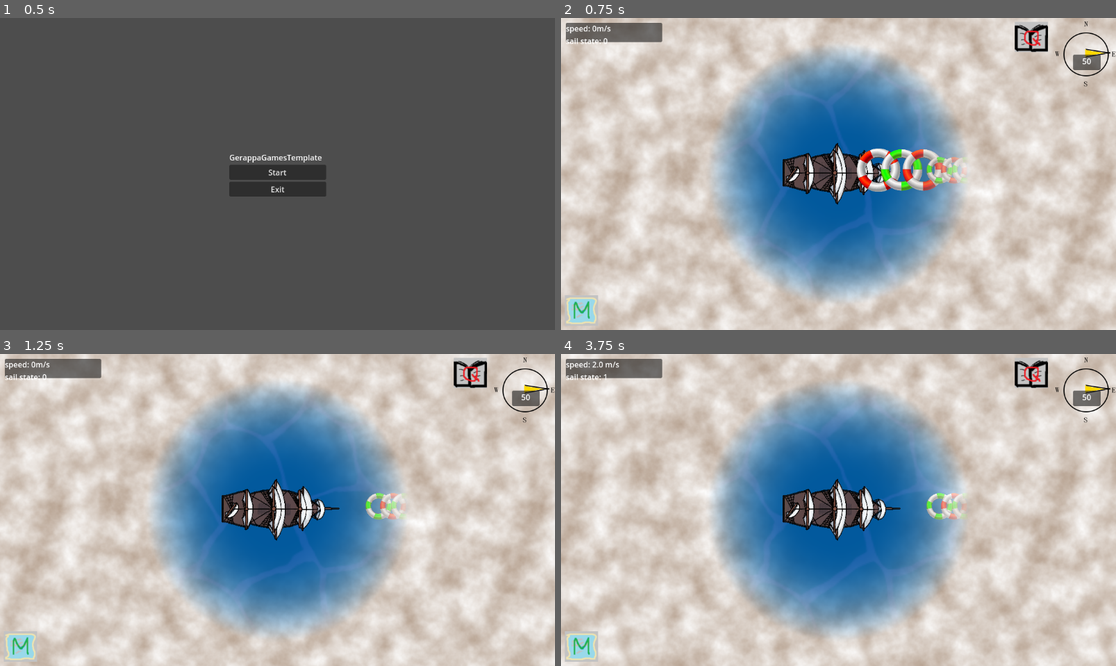
Above: before the commit, frames 1-4 (two rows, left to right).
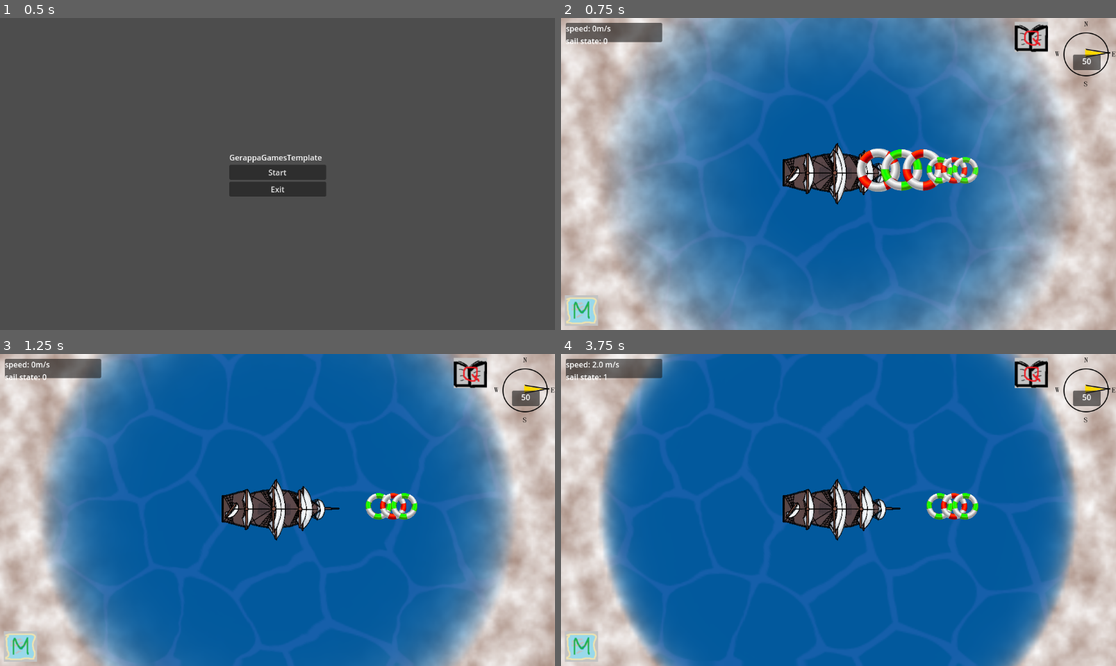
Above: after the commit, the same moments.

Repository: danigeri/AnchorAndAlmanac
Game: Godot game, scene res://Intro/intro.tscn
Two runs of this game, one before a commit and one after it. Both use one fixed random seed, a clock stepped at 60 frames per second and the inputs below. Video files are missing from this copy of the repository; at most half a second of black plays in their place.
Inputs:
- Up to frame 1 (0.5 s): no input
- Up to frame 2 (0.75 s): click "Start" at 0.5 s
- Up to frame 3 (1.25 s): no input
- Up to frame 4 (3.75 s): tap Enter (ui_accept) at 1.25, 1.52, 2.27 s; hold Right (ui_right) 1.28-2.03 s; tap Q at 1.35, 2.85 s; hold Down (ui_down) 2.03-2.78 s; tap M at 2.1, 3.6 s; hold Right (ui_right) 2.78-3.53 s; hold Up (ui_up) from 3.53 s (still down)

Frame 1 is identical in both runs. In frame 2, 76% of the frame differs, in the area x 0-100%, y 0-100%; in frame 3, 77%; in frame 4, 78%.

Commit message:
fog shader tweeks

Diff:
--- a/FogOfWar/FogOfWar.gdshader
+++ b/FogOfWar/FogOfWar.gdshader
@@ -1,12 +1,20 @@
 shader_type canvas_item;
+
 uniform sampler2D noise : repeat_enable;
-uniform vec2 scroll = vec2(0.005, 0.005);
-uniform float noise_scale = 10.0;
+uniform float radius = 0.005;
+uniform float speed = 1.0;
+
 void fragment() {
-	vec4 text = texture(TEXTURE, UV);
-	vec4 noise_updated = texture(noise, UV * noise_scale + scroll * TIME);
+    vec4 text = texture(TEXTURE, UV);
 
-	text.a -= text.r;
-	text.rgb = noise_updated.rgb;
-	COLOR = text;
+    vec2 circular_offset = vec2(
+        cos(TIME * speed),
+        sin(TIME * speed)
+    ) * radius;
+
+    vec4 noise_updated = texture(noise, UV + circular_offset);
+
+    text.a -= text.r;
+    text.rgb = noise_updated.rgb;
+    COLOR = text;
 }
--- a/FogOfWar/FogOfWar.tscn
+++ b/FogOfWar/FogOfWar.tscn
@@ -3,20 +3,25 @@
 [ext_resource type="Script" uid="uid://cxbrsias4g1ak" path="res://FogOfWar/fog_of_war.gd" id="1_11jub"]
 [ext_resource type="Shader" uid="uid://ccxx3tdw0hxub" path="res://FogOfWar/FogOfWar.gdshader" id="5_30hum"]
 
-[sub_resource type="Gradient" id="Gradient_30hum"]
-colors = PackedColorArray(0.7085684, 0.6253807, 0.555019, 1, 1, 1, 1, 1)
+[sub_resource type="Gradient" id="Gradient_ckcga"]
+colors = PackedColorArray(0.65851307, 0.55131334, 0.5043451, 1, 1, 1, 1, 1)
 
-[sub_resource type="FastNoiseLite" id="FastNoiseLite_xe8np"]
+[sub_resource type="FastNoiseLite" id="FastNoiseLite_ckcga"]
+noise_type = 0
+frequency = 0.0397
 
-[sub_resource type="NoiseTexture2D" id="NoiseTexture2D_qqsbm"]
-noise = SubResource("FastNoiseLite_xe8np")
-color_ramp = SubResource("Gradient_30hum")
+[sub_resource type="NoiseTexture2D" id="NoiseTexture2D_es5fq"]
+width = 1024
+height = 1024
+noise = SubResource("FastNoiseLite_ckcga")
+color_ramp = SubResource("Gradient_ckcga")
 seamless = true
 
 [sub_resource type="ShaderMaterial" id="ShaderMaterial_xe8np"]
 shader = ExtResource("5_30hum")
-shader_parameter/noise = SubResource("NoiseTexture2D_qqsbm")
-shader_parameter/scroll = Vector2(0.05, 0.05)
+shader_parameter/noise = SubResource("NoiseTexture2D_es5fq")
+shader_parameter/radius = 0.005
+shader_parameter/speed = 1.0
 
 [sub_resource type="CanvasItemMaterial" id="CanvasItemMaterial_30hum"]
 blend_mode = 3
@@ -31,7 +36,7 @@
 height = 128
 fill = 1
 fill_from = Vector2(0.5, 0.5)
-fill_to = Vector2(0.74358976, 0.31196582)
+fill_to = Vector2(0.8119658, 0.1965812)
 
 [node name="FogOfWar" type="Node2D"]
 script = ExtResource("1_11jub")
--- a/FogOfWar/fog_of_war.gd
+++ b/FogOfWar/fog_of_war.gd
@@ -6,17 +6,20 @@
 var fog_image: Image
 var vision_image: Image
 var world_position: Vector2
-var vision_size: int = 7
+var vision_size: int = 9
+var update_interval: float= 0.1
+var time_since_last_update: float = 0.0
 @onready var fog: Sprite2D = $Fog
 @onready var fog_texture := ImageTexture.new()
 @onready var vision: Sprite2D = %Vision
 
 
-func _process(_delta):
-	if temp_boat.global_position.distance_squared_to(last_boat_pos) > 1:
-		update_fog()
-		last_boat_pos = temp_boat.global_position
-
+func _process(delta):
+	time_since_last_update += delta
+	if time_since_last_update >= update_interval:
+			update_fog()
+			last_boat_pos = temp_boat.global_position
+			time_since_last_update = 0.0
 
 func _ready() -> void:
 	generate_fog()
Binary file added: FogOfWar/temp-cloud.png
Not shown, added: FogOfWar/temp-cloud.png.import
